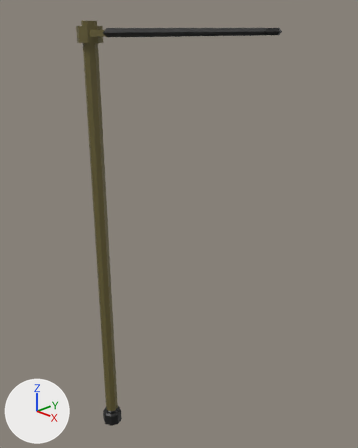
An edit to the Blender file Assets/Model/Blend/Trap_02.blend, drawn before and after from the same camera.
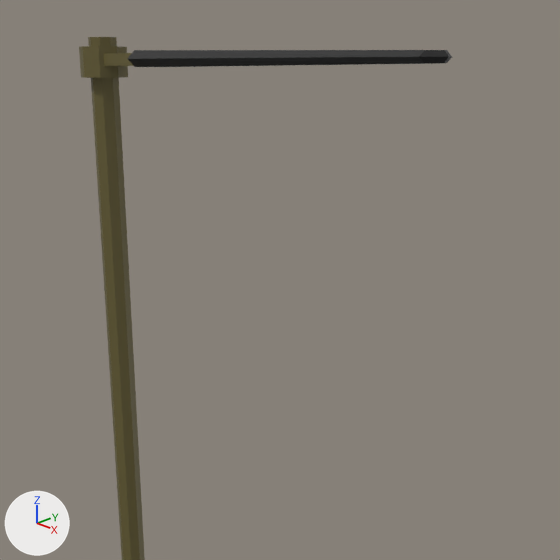
Each version is shown whole from a 50 mm camera at (3.59, -2.47, 3.89) aimed at (0.83, 0.2, 2.43), then close up on the part from 9% to 95% of the width and 0% to 69% of the height. Every picture has the same lights, and +X, +Y and +Z are marked at lower left.

Names of what the first close-up shows: 'Trap_02_Blade', 'Trap_02_Stick'.
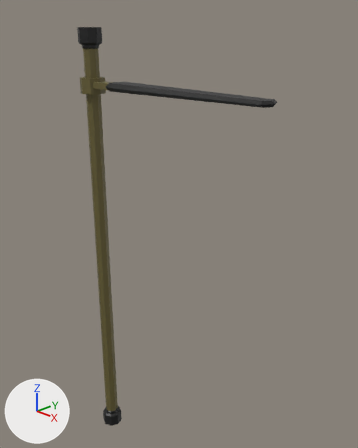
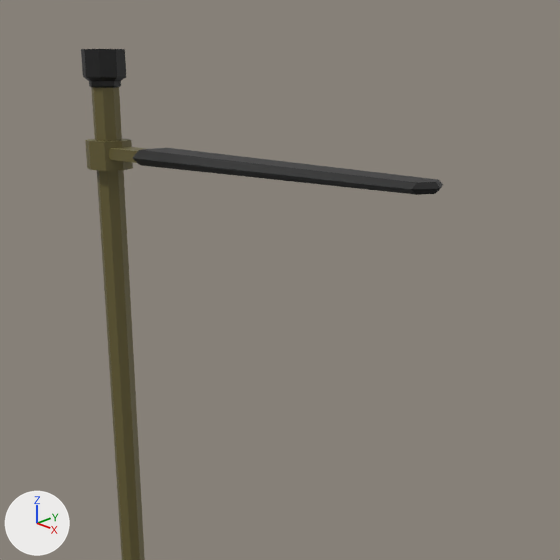
Pixel boxes [x1, y1, x2, y2] of what changed, in the close-ups (560 x 560 px):
```json
{"object": "Trap_02_Stick", "change": "reshaped", "before": [88, 37, 145, 560], "after": [81, 49, 145, 560]}
{"object": "Trap_02_Blade", "change": "moved", "before": [79, 46, 452, 78], "after": [85, 138, 443, 195]}
```

Edits to the scene script, one JSON object a line:
```json
{"block": "me_trap_02_stick", "where": "# used by ob_trap_02_stick; location = (0.0, 0.0, 0.0); rotation_euler = (1.571, 0.0, 0.0), in degrees (90, 0, 0)"}
{"op": "remove", "block": "me_trap_02_stick", "code": "me_trap_02_stick.from_pydata(...)  # 48 vertices, 43 faces; spans x -0.1..0.1, y -0.01..4.0, z -0.1..0.1"}
{"op": "add", "block": "me_trap_02_stick", "code": "me_trap_02_stick.from_pydata(...)  # 80 vertices, 72 faces; spans x -0.1..0.1, y -0.01..3.95, z -0.1..0.1"}
{"block": "me_trap_02_stick", "change": "me_trap_02_stick part 1"}
{"block": "me_trap_02_stick", "change": "4 vertices are removed from x -0.04..0.04, y 4.0, z -0.06..0.06"}
{"block": "me_trap_02_stick", "change": "9 faces are deleted"}
{"block": "me_trap_02_stick", "change": "4 vertices in x -0.06..0.06, y 4.0, z -0.04..0.04 move by (0.0, -0.21, 0.0)"}
{"block": "me_trap_02_stick", "change": "28 vertices are added at x -0.1..0.1, y 3.79..3.84, z -0.1..0.1"}
{"block": "me_trap_02_stick", "change": "8 new vertices lie (0.0, 0.11, 0.0) away from vertices in x -0.1..0.1, y 3.84, z -0.1..0.1"}
{"block": "me_trap_02_stick", "change": "6 new faces join them, mat_trap_02_stick_mat (brown #696036)"}
{"block": "me_trap_02_stick", "change": "32 new faces join them, mat_trap_02_blade_mat (black #161616)"}
{"op": "set", "path": "ob_trap_02_blade.location", "old": "(0.0, 0.0, 3.897)", "new": "(0.0, 0.0, 3.5)"}
```
